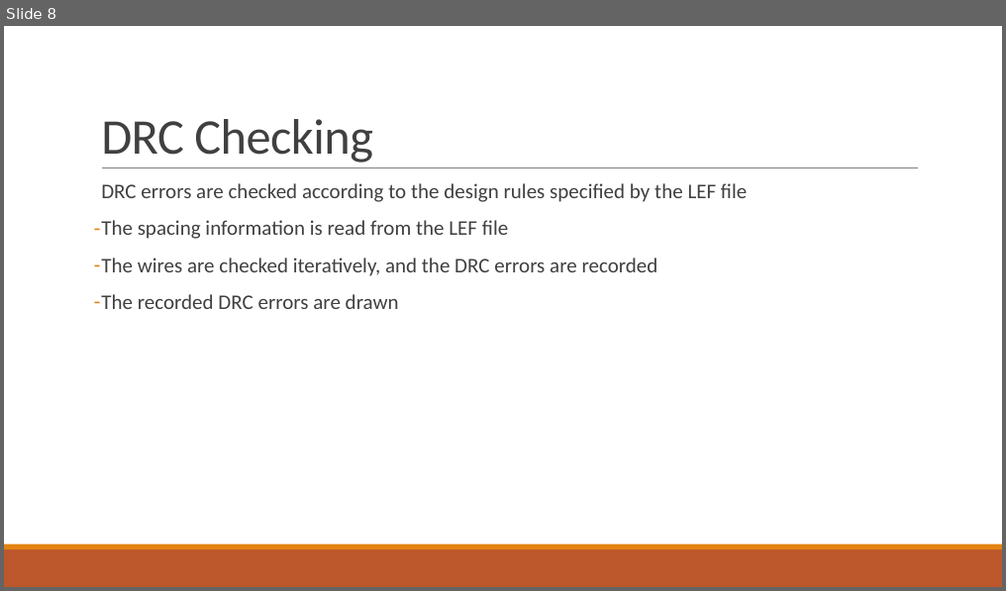
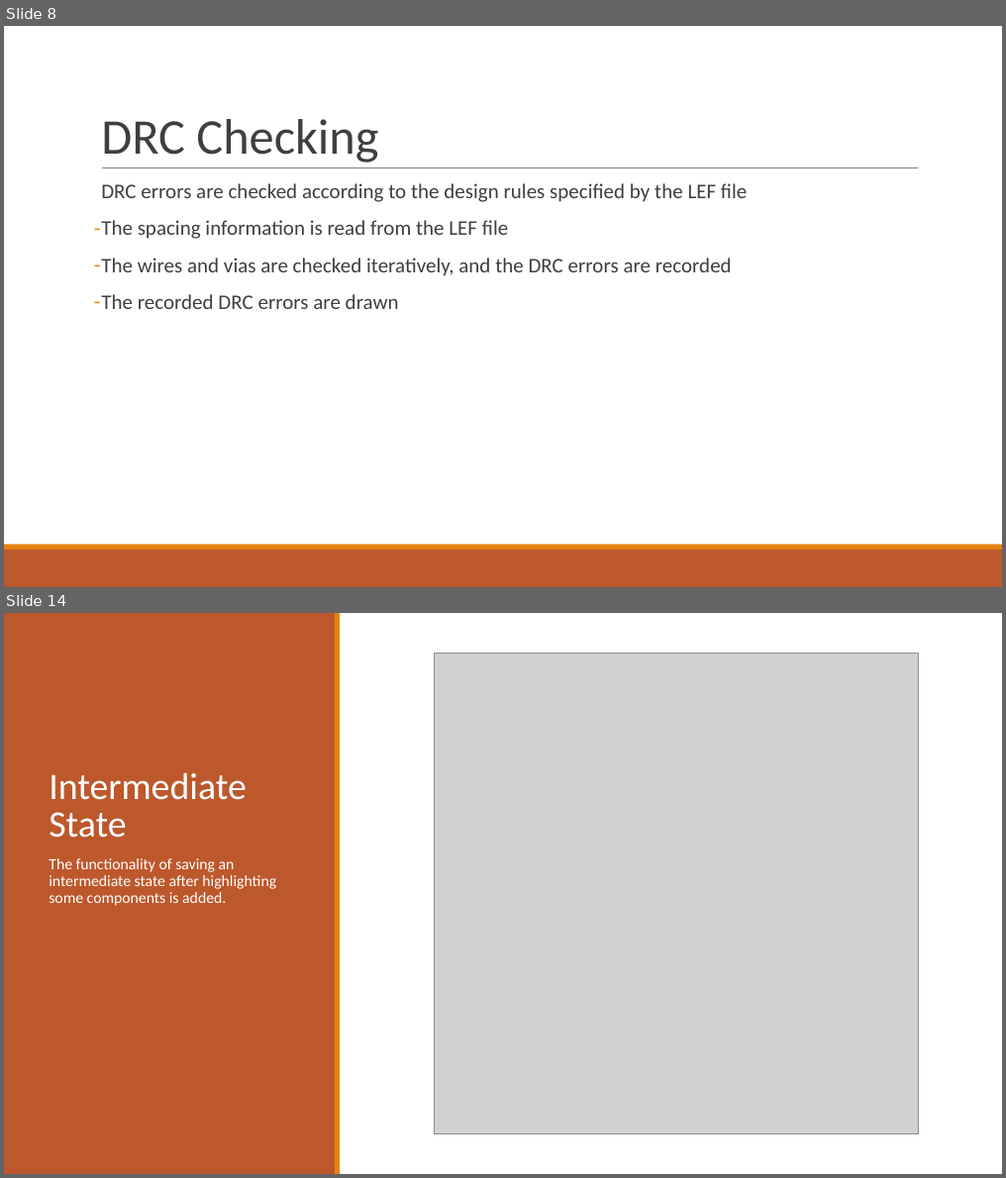
Before and after one commit to AhmedSharaf98/DEF-to-SVG, a slide deck: docs/DEF-LEF to SVG.pptx. Shown one above the other, each under a label of ours: slide 8 before the commit, slides 8 and 14 after it; the slides between them are not shown. The pictures are 1006x591 and 1006x1178 pixels, drawn with LibreOffice and Linux fonts; fonts in the diff are those of the drawing; grey boxes stand for pictures. Boxes give left, top, right and bottom in pixels: in the first picture for what was removed or moved away, otherwise in the second. Text is boxed around its words. In the diff, an @@ line names an element or a change of style, - is before the commit and + after.

```diff
--- a/docs/DEF-LEF to SVG.pptx
+++ b/docs/DEF-LEF to SVG.pptx
@@ slide 14 added at <box>4,613,1002,1174</box>, background #FFFFFF @@
@@ rectangle added at <box>4,613,336,1174</box>, fill #BD582C @@
@@ rectangle added at <box>335,613,341,1174</box>, fill #E48312 @@
@@ picture added at <box>434,653,918,1135</box> @@
@@ title added at <box>49,772,246,838</box>, 36 pt, text #FFFFFF @@
+Intermediate State
@@ text added at <box>49,859,276,906</box>, 15 pt, text #FFFFFF @@
+The functionality of saving an intermediate state after highlighting some components is added.
@@ slide 8 changed as well @@
@@ title "DRC Checking" at <box>101,119,378,163</box>: text colour #404040 to #3F3F3F, letter spacing -0.5 to 0 pt @@
@@ text at <box>101,183,746,309</box>: text colour #404040 to #3F3F3F in "DRC errors are checked according to the ...", "The spacing information is read from the ...", "The recorded DRC errors are drawn"; indent changed; less space between paragraphs @@
@@ text at <box>101,258,732,276</box>: text changed; text colour #404040 to #3F3F3F @@
-– The wires are checked iteratively, and the DRC errors are recorded
+– The wires and vias are checked iteratively, and the DRC errors are recorded
```
Also in this commit, not shown: 13 other slides changed, 6 other slides added, 5 slides removed.
